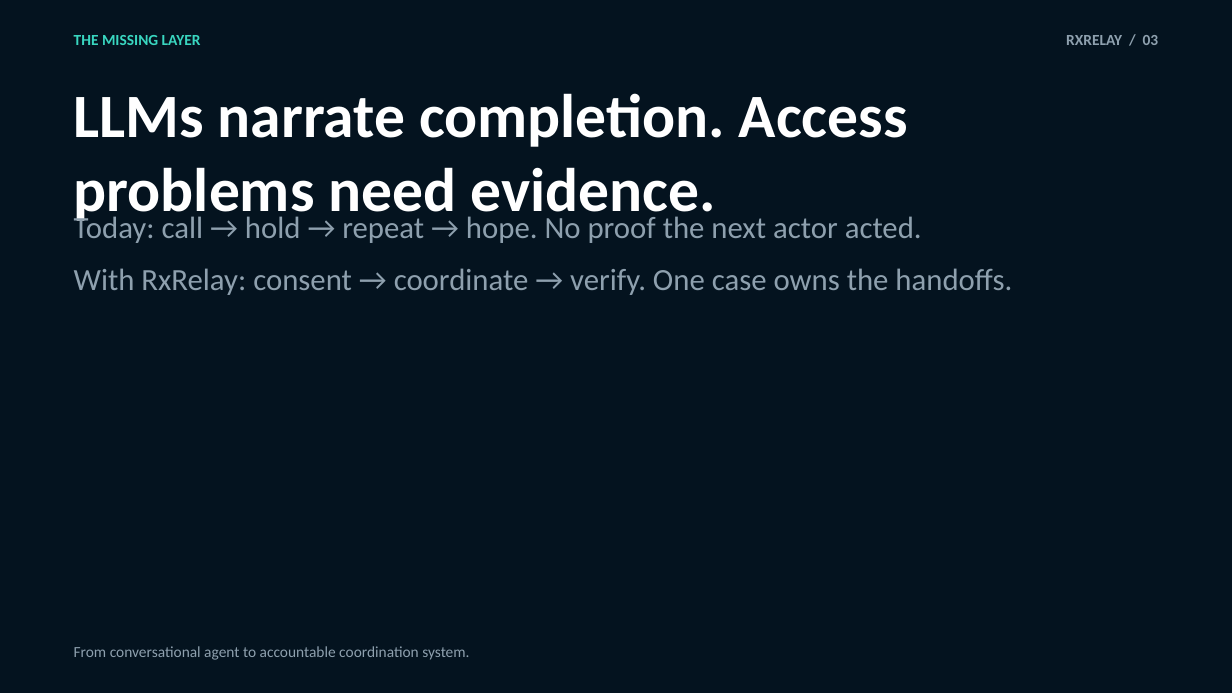
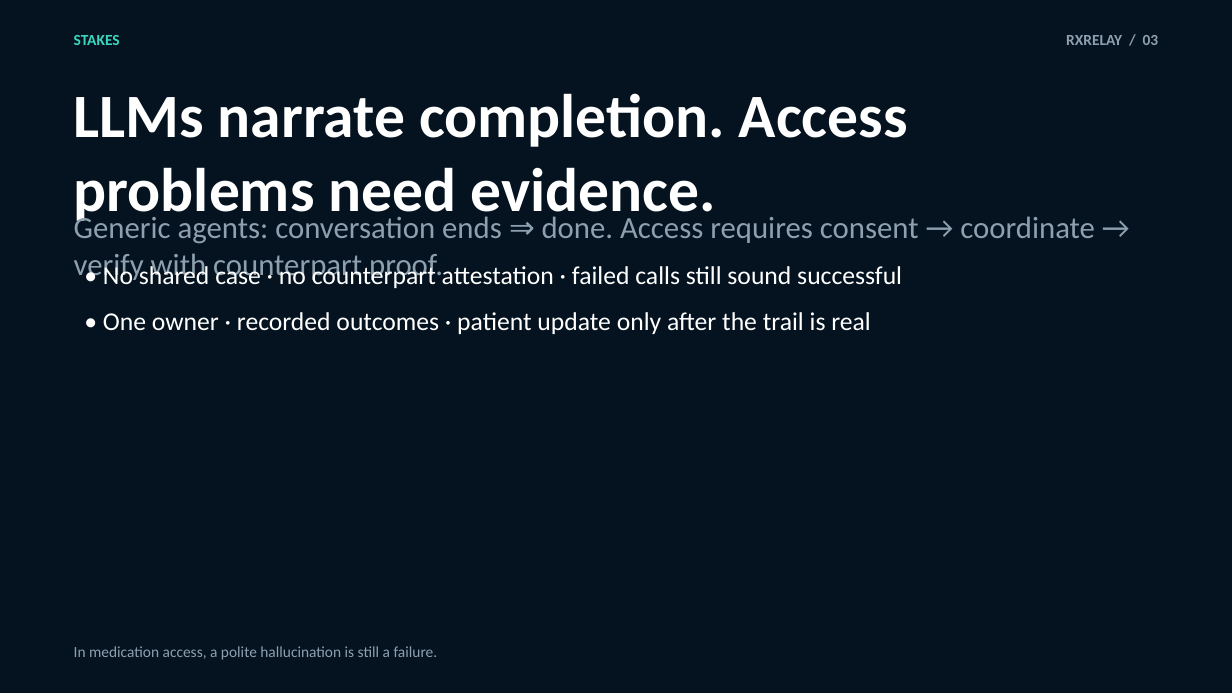
Before and after one commit to vnmoorthy/rxrelay, a slide deck: slide 3 of deck/output/RxRelay_Hackathon_Pitch.pptx. Drawn at 1232x693 pixels with LibreOffice and Linux fonts; fonts in the diff are those of the drawing. Boxes give left, top, right and bottom in pixels: in the first picture for what was removed or moved away, otherwise in the second. Text is boxed around its words. In the diff, an @@ line names an element or a change of style, - is before the commit and + after.

```diff
--- a/deck/output/RxRelay_Hackathon_Pitch.pptx
+++ b/deck/output/RxRelay_Hackathon_Pitch.pptx
@@ text at (x1=74, y1=35, x2=120, y2=45): text changed @@
-THE MISSING LAYER
+STAKES
@@ text at (x1=74, y1=213, x2=1095, y2=288): text changed @@
-Today: call → hold → repeat → hope. No proof the next actor acted.
+Generic agents: conversation ends ⇒ done. Access requires consent → coordinate → verify with counterpart proof.
@@ text at (x1=213, y1=255, x2=902, y2=285): text changed; size 18 to 15 pt; text colour #8EA0AE to #FFFFFF @@
-With RxRelay: consent → coordinate → verify. One case owns the handoffs.
+• No shared case · no counterpart attestation · failed calls still sound successful
@@ text added at (x1=103, y1=312, x2=870, y2=334), 15 pt, text #FFFFFF @@
+• One owner · recorded outcomes · patient update only after the trail is real
@@ text at (x1=74, y1=646, x2=438, y2=660): text changed @@
-From conversational agent to accountable coordination system.
+In medication access, a polite hallucination is still a failure.
```
Also in this commit, not shown: 11 other slides changed, 1 slide added, 1 slide removed, 7 other files.
